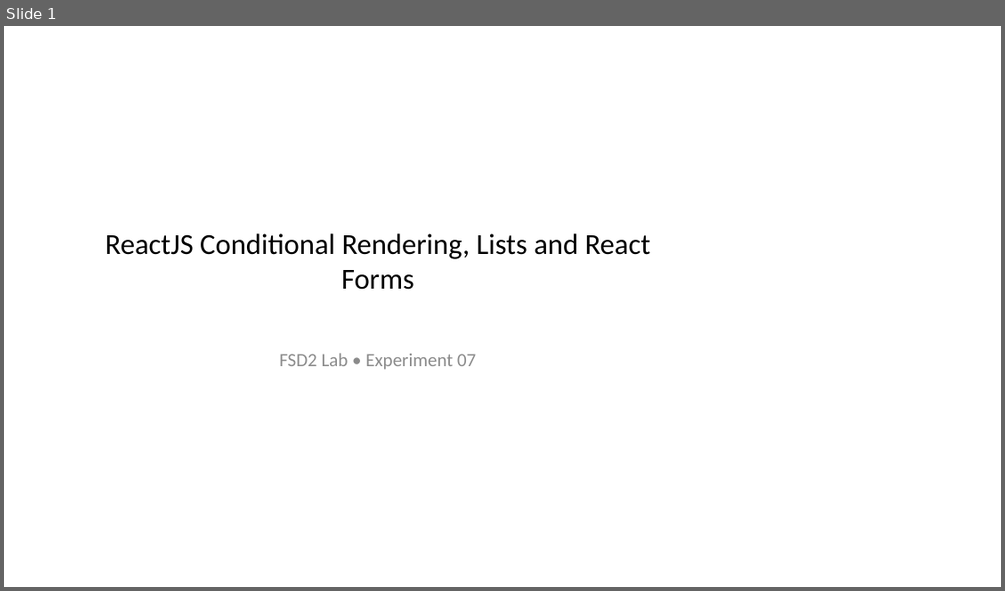
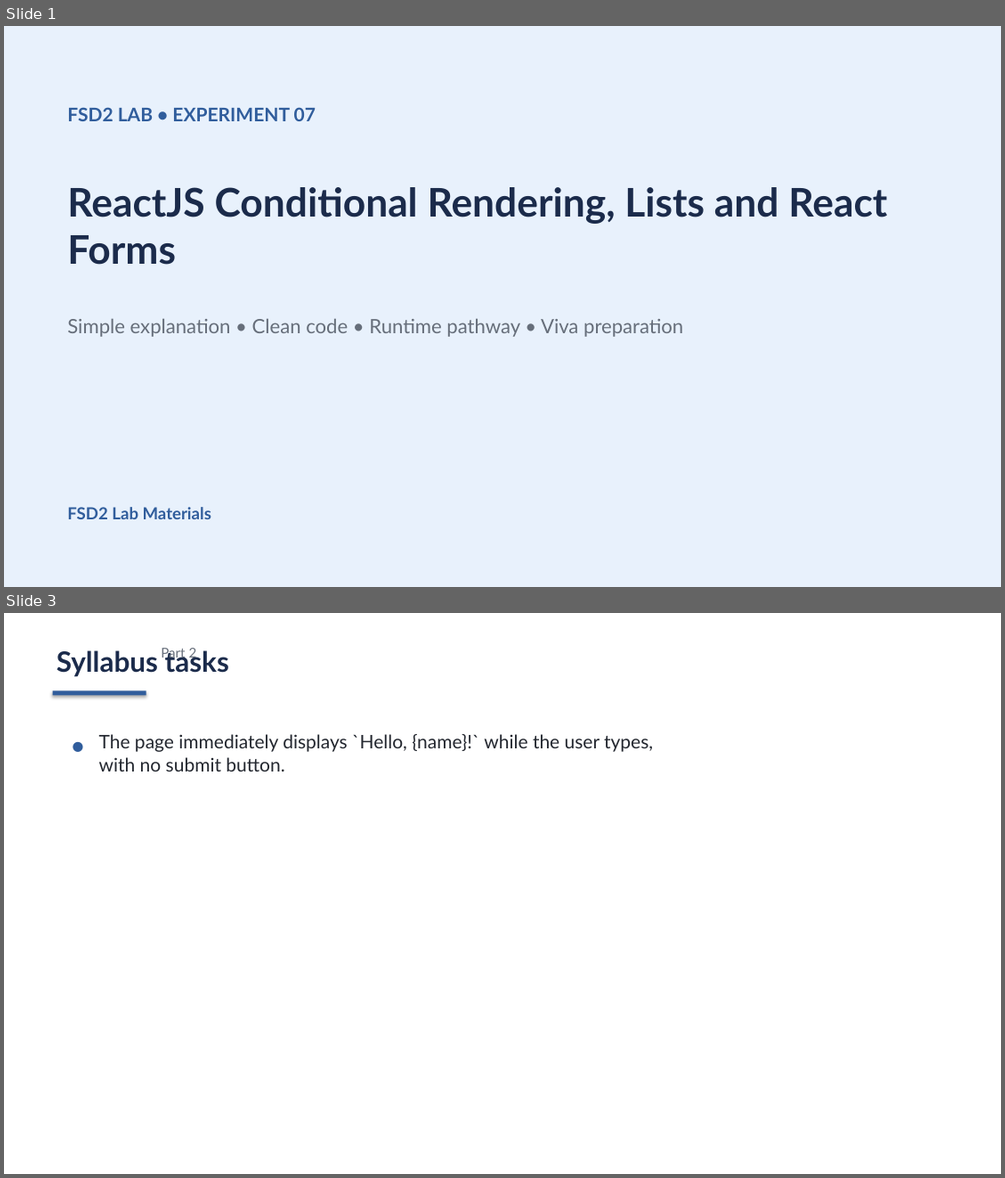
Before and after one commit to shiva31rama-cell/FSD2-LAB-SYLLABUS, a slide deck: PPTs/07_ReactJS_Conditional_Rendering_Lists_and_React_Forms.pptx. Shown one above the other, each under a label of ours: slide 1 before the commit, slides 1 and 3 after it; the slides between them are not shown. The pictures are 1005x591 and 1005x1178 pixels, drawn with LibreOffice and Linux fonts; fonts in the diff are those of the drawing. Boxes give left, top, right and bottom in pixels: in the first picture for what was removed or moved away, otherwise in the second. Text is boxed around its words. In the diff, an @@ line names an element or a change of style, - is before the commit and + after.

```diff
--- a/PPTs/07_ReactJS_Conditional_Rendering_Lists_and_React_Forms.pptx
+++ b/PPTs/07_ReactJS_Conditional_Rendering_Lists_and_React_Forms.pptx
@@ slide 3 added at (4, 613, 1001, 1174), background #FFFFFF @@
@@ rectangle added at (4, 613, 1001, 1174), fill #FFFFFF @@
@@ text added at (57, 648, 229, 677), 27 pt, text #1B2B4B, bold @@
+Syllabus tasks
@@ text added at (161, 648, 197, 660), 13 pt, text #666E7A @@
+Part 2
@@ rectangle added at (53, 690, 146, 695), fill #305D9C @@
@@ text added at (67, 729, 91, 759), 22 pt, text #305D9C, bold @@
+•
@@ text added at (99, 734, 653, 771), 18 pt, text #23272F @@
+The page immediately displays `Hello, {name}!` while the user types,
+with no submit button.
@@ slide 1 changed as well @@
@@ rectangle added at (4, 26, 1001, 587), fill #E8F1FC @@
@@ text at (67, 107, 316, 121): text changed; font Calibri to Lato; text colour #8C8C8C to #305D9C; bold on @@
-FSD2 Lab • Experiment 07
+FSD2 LAB • EXPERIMENT 07
@@ text "ReactJS Conditional Rendering, Lists and ...": place and size @@
-text "ReactJS Conditional Rendering, Lists and ..." at (105, 233, 651, 289)
+text "ReactJS Conditional Rendering, Lists and ..." at (67, 187, 887, 265)
@@ text "ReactJS Conditional Rendering, Lists and ..." at (67, 187, 887, 265): size 28 to 38 pt, font Calibri to Lato, text colour #000000 to #1B2B4B, bold on; alignment centre to left @@
@@ text added at (67, 318, 683, 337), 19 pt, text #666E7A @@
+Simple explanation • Clean code • Runtime pathway • Viva preparation
@@ text added at (67, 507, 211, 519), 16 pt, text #305D9C, bold @@
+FSD2 Lab Materials
```
Also in this commit, not shown: 3 other slides changed, 4 other slides added, 3 slides removed, 49 other files.
